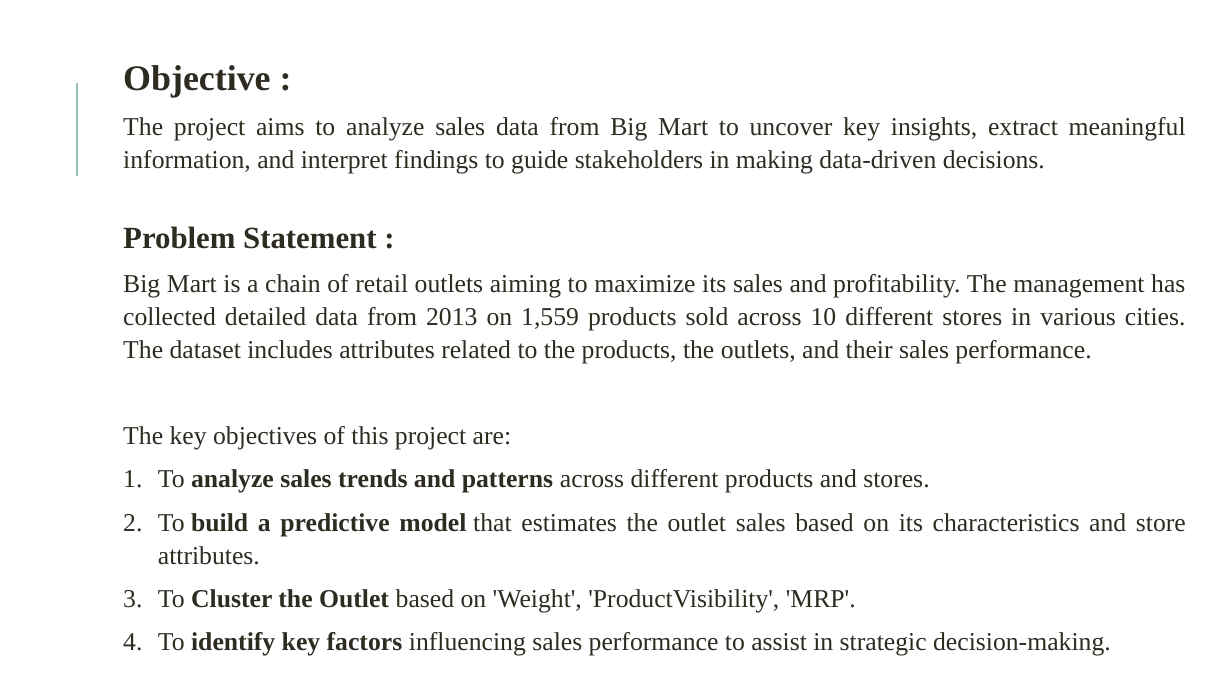
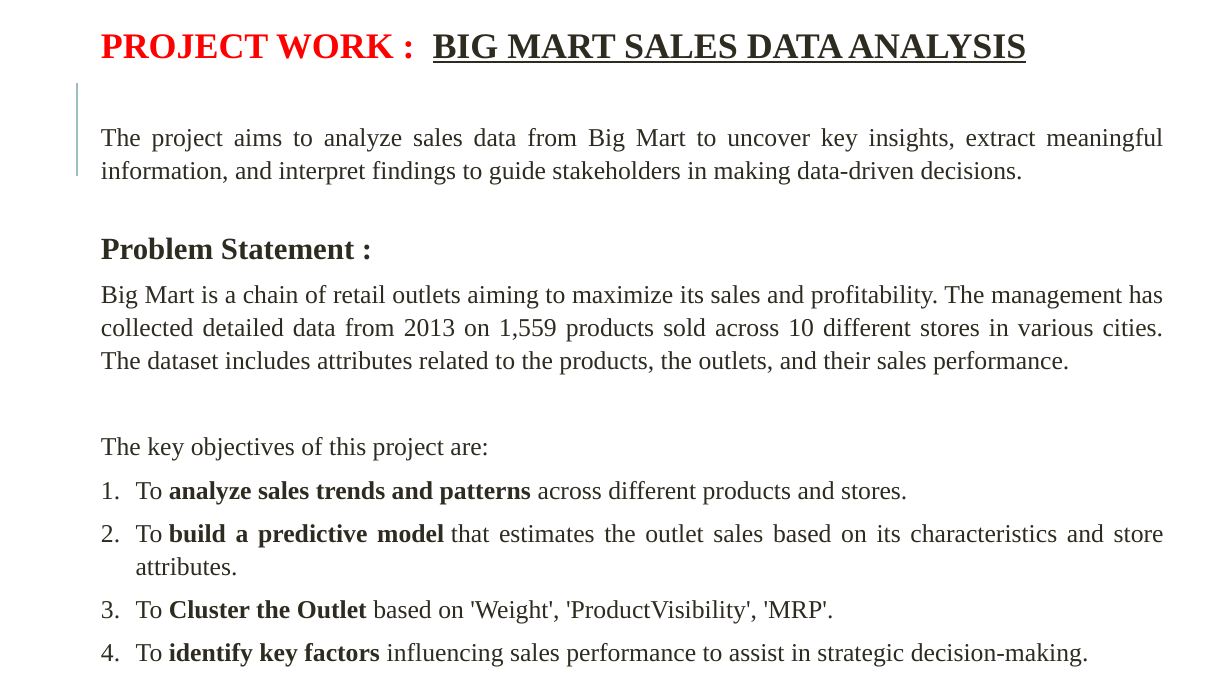
Before and after one commit to Karthik0505/KARTHIK.N_DataVista-Sales-Data-Analysis-and-Visualization_Infosys_Internship_Oct2024, a slide deck: slide 7 of Final_Project/PRESENTATION.pptx (slide 3 before the commit). Drawn at 1232x693 pixels with LibreOffice and Linux fonts; fonts in the diff are those of the drawing. Boxes give left, top, right and bottom in pixels: in the first picture for what was removed or moved away, otherwise in the second. Text is boxed around its words. In the diff, an @@ line names an element or a change of style, - is before the commit and + after.

```diff
--- a/Final_Project/PRESENTATION.pptx
+++ b/Final_Project/PRESENTATION.pptx
@@ text "PROJECT WORK : BIG MART ...": place and size @@
-text "PROJECT WORK : BIG MART ..." at [123, 65, 1186, 656]
+text "PROJECT WORK : BIG MART ..." at [101, 34, 1164, 667]
@@ text at [101, 34, 1026, 63]: text changed @@
-Objective :
+PROJECT WORK : BIG MART SALES DATA ANALYSIS
```
Also in this commit, not shown: 2 other slides changed, 5 slides added, 3 slides removed.
